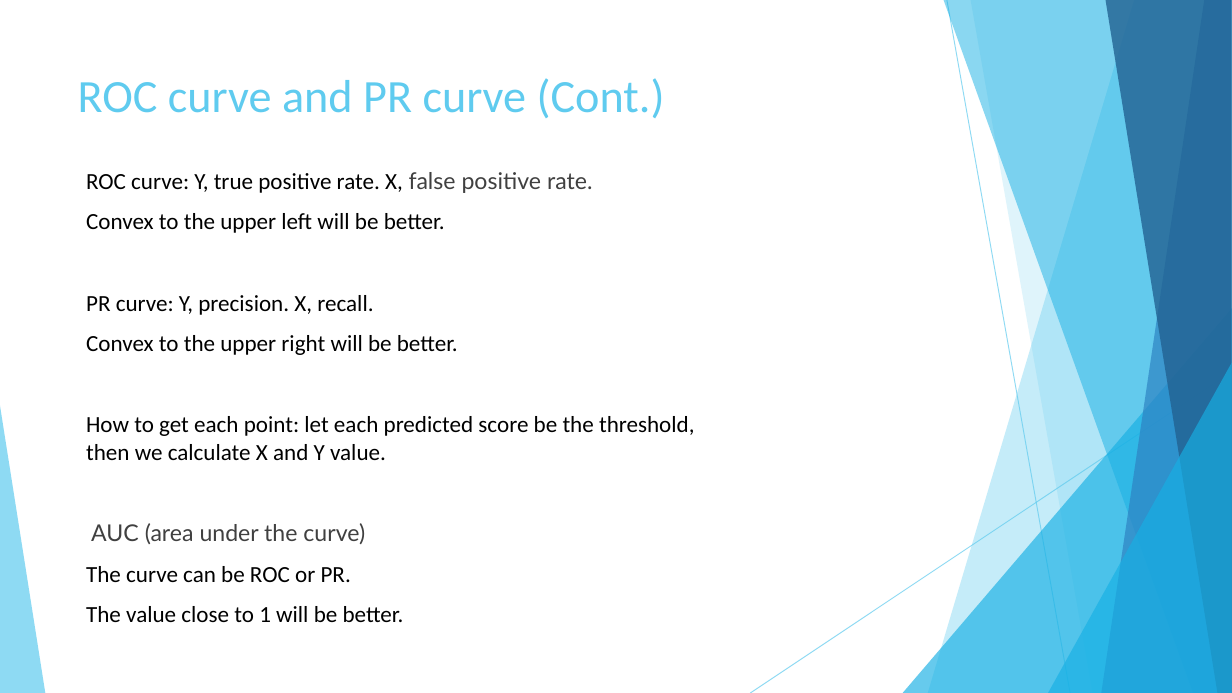
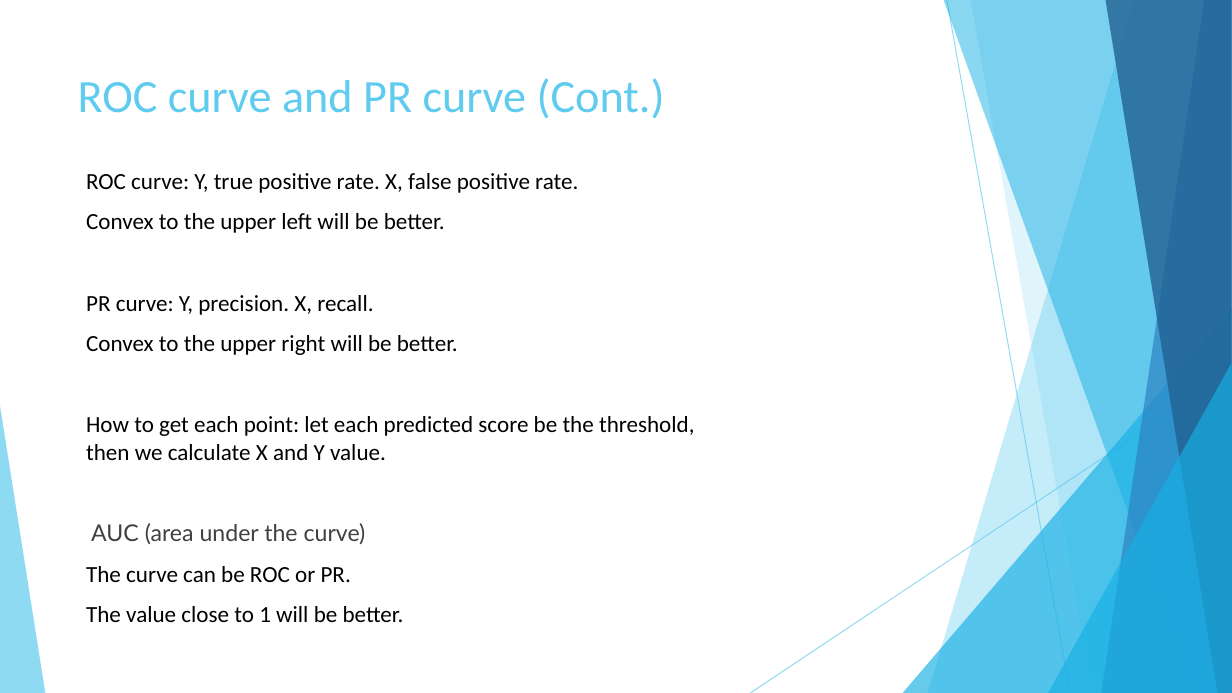
Before and after one commit to AbdullahAlZoabi/Drug-Target-Interaction-Prediction, a slide deck: slide 25 of Drug-Target Interaction Prediction.pptx. Drawn at 1232x693 pixels with LibreOffice and Linux fonts; fonts in the diff are those of the drawing. Boxes give left, top, right and bottom in pixels: in the first picture for what was removed or moved away, otherwise in the second. Text is boxed around its words. In the diff, an @@ line names an element or a change of style, - is before the commit and + after.

Commit message:
fix ppt error

```diff
--- a/Drug-Target Interaction Prediction.pptx
+++ b/Drug-Target Interaction Prediction.pptx
@@ text at [86,173,578,193]: font Lato to Calibri, text colour #404040 to #000000 in "false positive rate." @@
```
